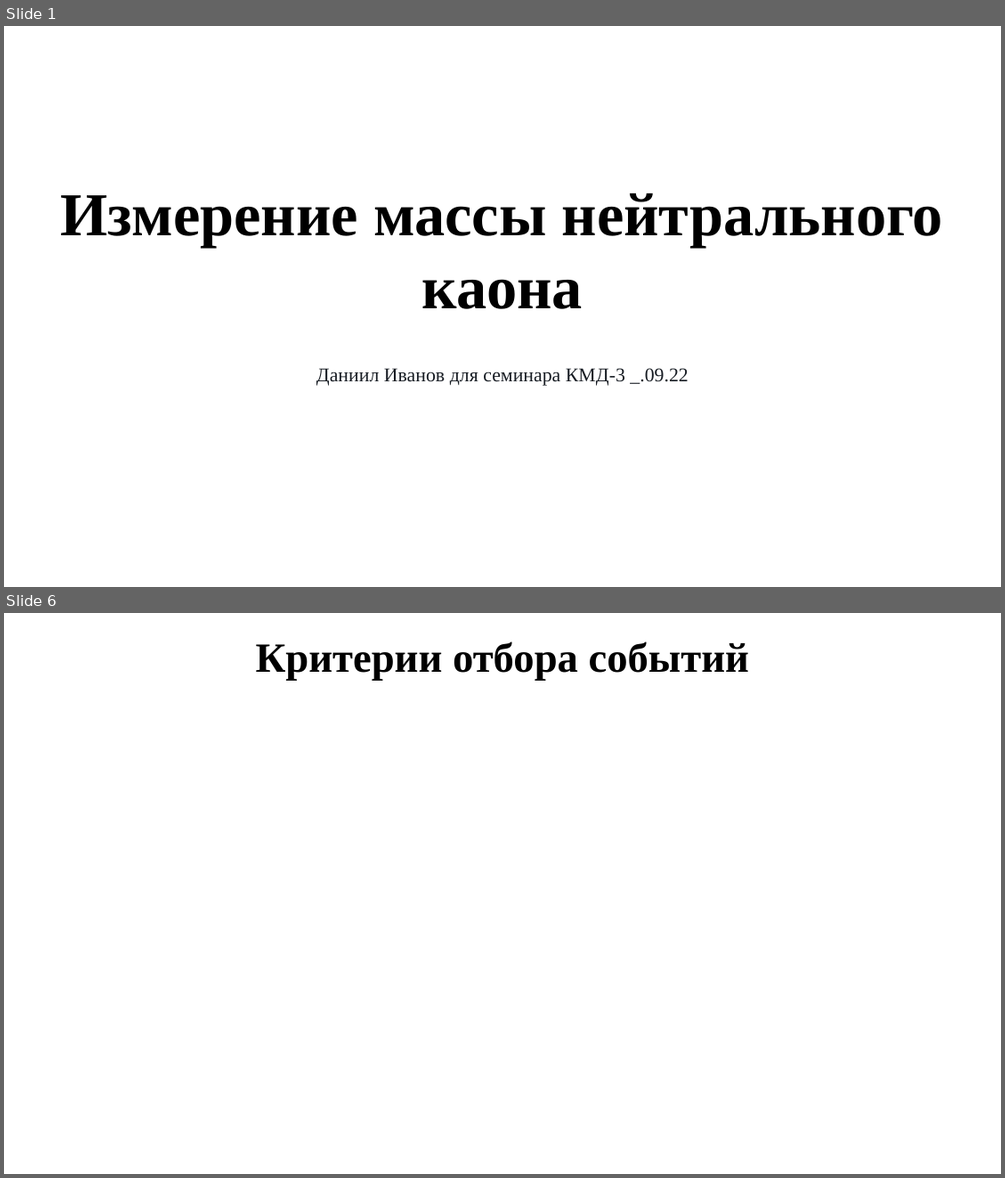
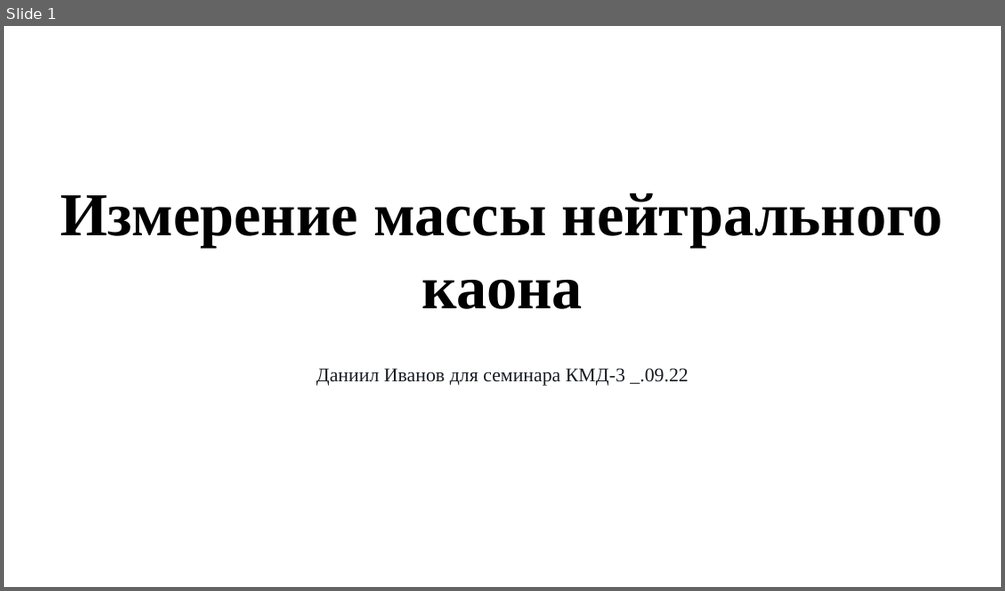
Before and after one commit to AliensWithdrawPeople/KaonMassMeasure, a slide deck: presentation and text/Семинар КМД.pptx. Shown one above the other, each under a label of ours: slides 1 and 6 before the commit, slide 1 after it; the slides between them are not shown. The pictures are 1005x1178 and 1005x591 pixels, drawn with LibreOffice and Linux fonts; fonts in the diff are those of the drawing. Boxes give left, top, right and bottom in pixels: in the first picture for what was removed or moved away, otherwise in the second. Text is boxed around its words. In the diff, an @@ line names an element or a change of style, - is before the commit and + after.

```diff
--- a/presentation and text/Семинар КМД.pptx
+++ b/presentation and text/Семинар КМД.pptx
@@ slide 6 removed at (4, 613, 1001, 1174), background #FFFFFF @@
@@ title removed at (256, 641, 749, 681) @@
-Критерии отбора событий
```
Also in this commit, not shown: 4 slides changed, 13 slides added.
